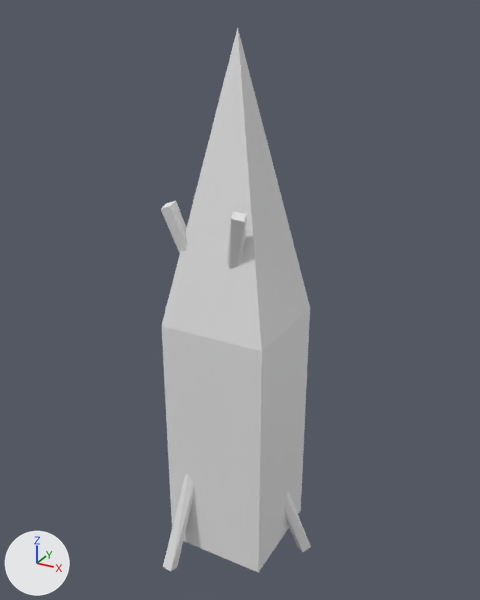
The Blender file Resources/Models/Objects/wood_torch.blend: old version first, new version second.
One viewpoint serves both versions: a 50 mm camera at (1.78, -3.21, 3.39) aimed at (-0.03, 0.08, 1.74). Arrows for +X, +Y and +Z are at lower left; the lights stay in place. The picture after the commit comes second. Materials are left out; every surface is plain grey.

Names of what the first picture shows: 'Col', 'Torch'.
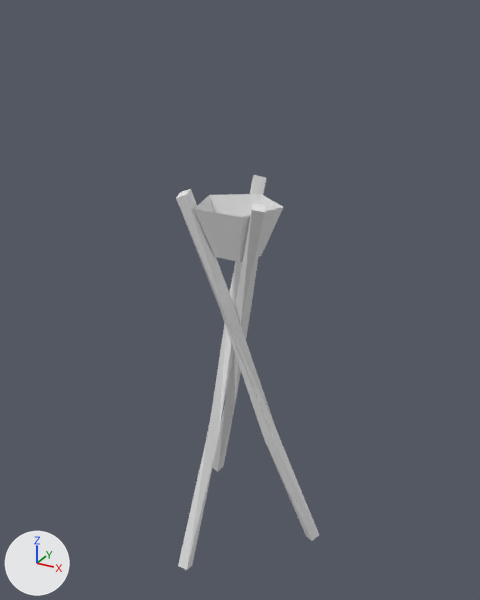
Boxes (x1, y1, x2, y2) around the edits, measured in the pictures (480 x 600 px; the box of a moved part takes in the faces that stretch with it):
'Col', hidden: before (162, 28, 310, 573)
'Torch', reshaped (6% taller): before (161, 201, 311, 572); after (176, 175, 319, 570)
part 1 of me_torch, moved or reshaped: before (163, 474, 194, 572); after (178, 175, 266, 570)
part 2 of me_torch, rebuilt: before (161, 201, 311, 552); after (176, 189, 319, 541)
part 3 of me_torch, rebuilt: before (227, 212, 247, 269); after (213, 203, 266, 472)
part 4 of me_torch, added: after (194, 194, 283, 262)

The edits, one by one:
me_torch is used by ob_torch; location (0.0, 0.0, 0.0).
Verts and faces of me_torch; kept vertices keep their numbers, new ones are numbered from 48.
me_torch had 48 vertices, 42 faces and spanned x -0.51..0.49, y -0.53..0.54, z -0.09..2.48.
me_torch now has 58 vertices, 47 faces and spans x -0.53..0.5, y -0.47..0.57, z -0.09..2.48.
me_torch part 1: the loose piece of 16 vertices spanning x -0.29..0.02, y -0.53..0.28, z -0.04..2.48 is turned 6.2 degrees about the z axis through its middle, then moved by (0.04, 0.07, 0.0).
me_torch part 2: the loose piece of 16 vertices spanning x -0.34..0.49, y -0.28..0.2, z -0.09..2.41 is rebuilt with 16 vertices and now spans x -0.29..0.5, y -0.21..0.33, z -0.09..2.46.
me_torch part 3: the loose piece of 16 vertices spanning x -0.51..0.22, y -0.35..0.54, z -0.01..2.42 is rebuilt with 16 vertices and now spans x -0.53..0.28, y -0.25..0.57, z -0.01..2.45.
Part 4, on me_torch:
New vertex 48 is at (0.01, 0.14, 2.07).
New vertex 49 is at (-0.13, 0.05, 2.07).
New vertex 50 is at (-0.09, -0.11, 2.07), pixel (215, 256).
New vertex 51 is at (0.08, -0.12, 2.07), pixel (239, 262).
New vertex 52 is at (0.14, 0.04, 2.07), pixel (261, 255).
New vertex 53 is at (0.01, 0.26, 2.37), pixel (261, 193).
New vertex 54 is at (-0.25, 0.1, 2.37), pixel (209, 194).
New vertex 55 is at (-0.17, -0.2, 2.37), pixel (193, 208).
New vertex 56 is at (0.14, -0.22, 2.37), pixel (241, 217).
New vertex 57 is at (0.25, 0.07, 2.37), pixel (283, 207).
New faces: (51, 56, 57, 52), (49, 54, 55, 50), (48, 52, 57, 53), (50, 55, 56, 51), (48, 53, 54, 49).
Object 'Col' (ob_col) is now hidden.
